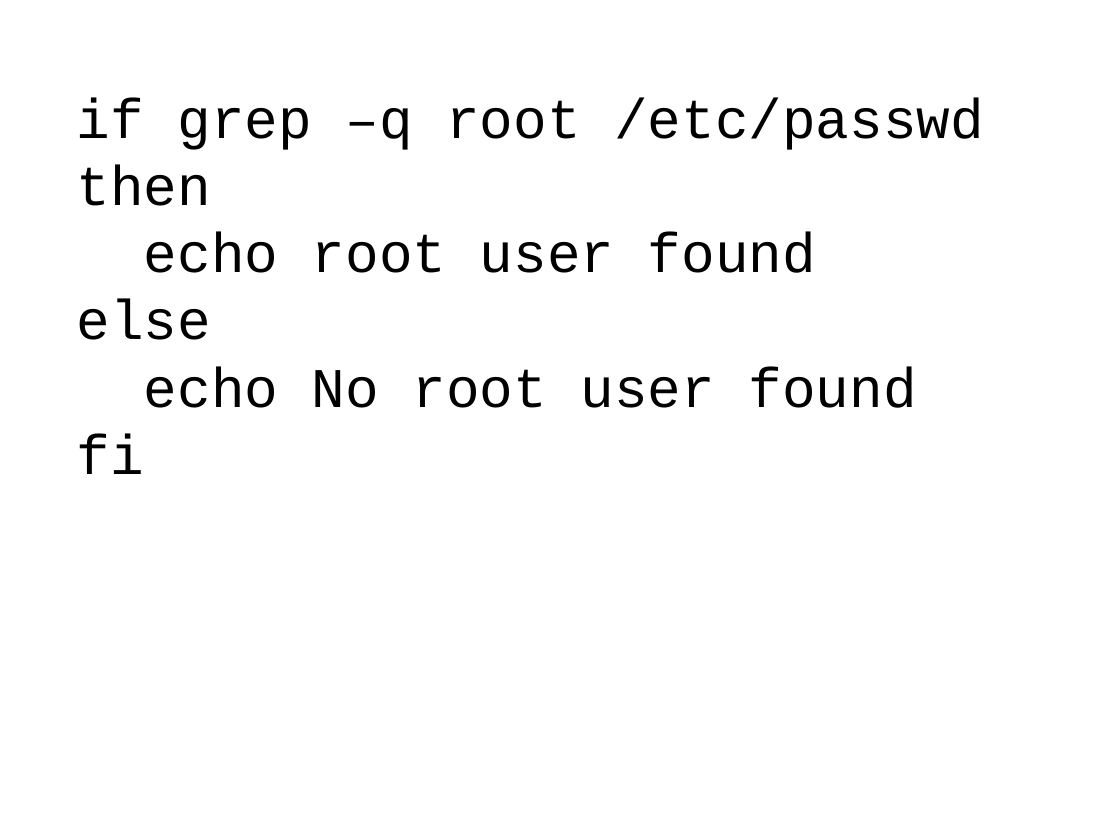
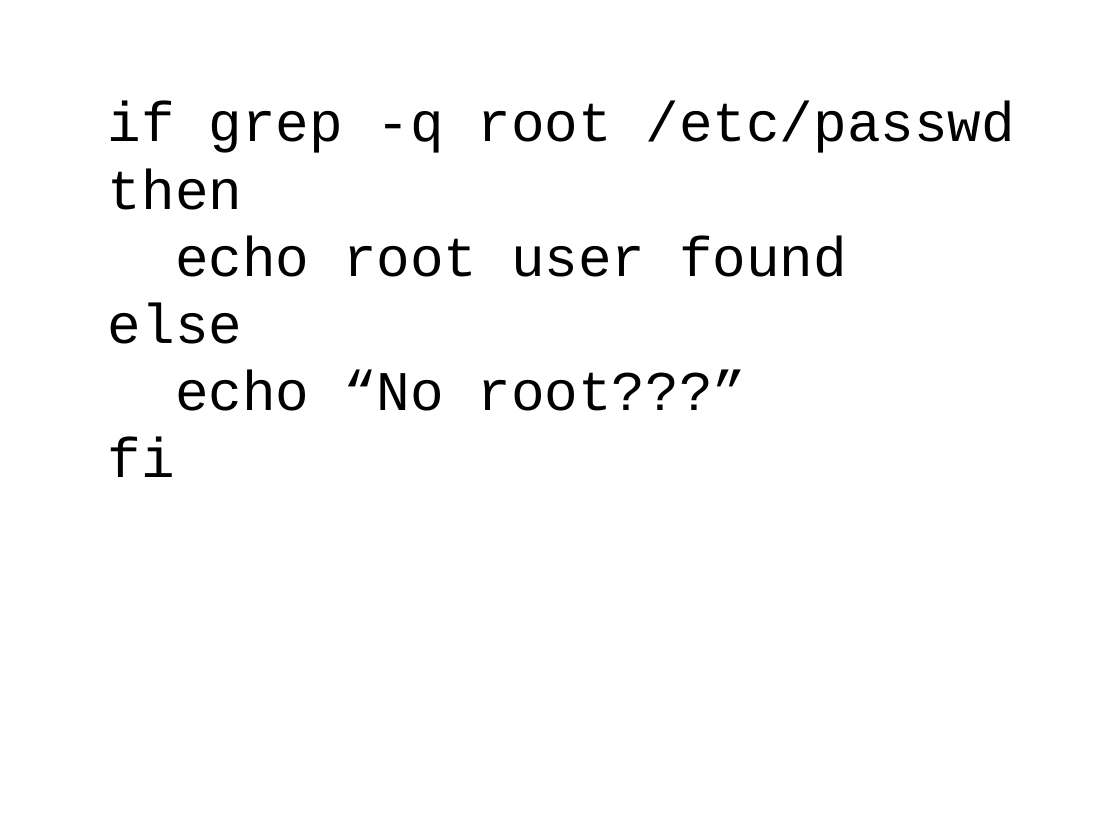
Before and after one commit to hdinkel/linuxcommandline, a slide deck: slide 4 of Intermediate/handout and presentation/LSI.pptx (slide 3 before the commit). Drawn at 1120x840 pixels with LibreOffice and Linux fonts; fonts in the diff are those of the drawing. Boxes give left, top, right and bottom in pixels: in the first picture for what was removed or moved away, otherwise in the second. Text is boxed around its words. In the diff, an @@ line names an element or a change of style, - is before the commit and + after.

```diff
--- a/Intermediate/handout and presentation/LSI.pptx
+++ b/Intermediate/handout and presentation/LSI.pptx
@@ text "if grep -q root /etc/passwd": place and size @@
-text "if grep -q root /etc/passwd" at box(77, 98, 984, 474)
+text "if grep -q root /etc/passwd" at box(108, 101, 1016, 477)
@@ text at box(108, 101, 1016, 153): text changed @@
-if grep –q root /etc/passwd
+if grep -q root /etc/passwd
@@ text at box(175, 370, 747, 411): text changed @@
-echo No root user found
+echo “No root???”
```
Also in this commit, not shown: 8 other slides changed, 2 slides added, 6 other files.
